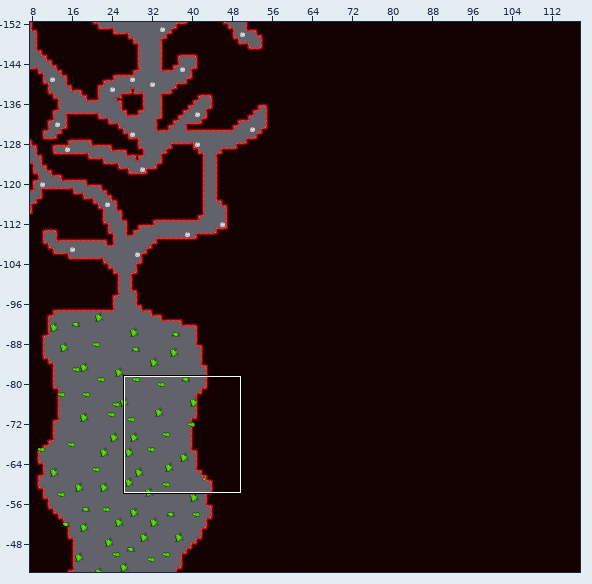
Tiled map (JSON), stored at src/assets/maps/sperm.json. Above: a wide view before the commit, with the close-up outlined.
Close-up. Earlier state:
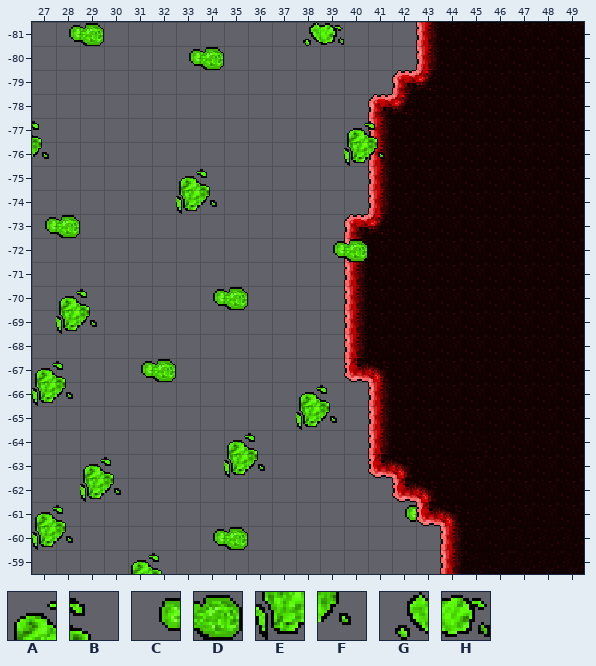
Cells are 16x16 px. Shown: x 27..49, y -81..-59. The commit also changed other parts of the map, which this record leaves out.
Key: from "organ": A 8, B 9, C 10, D 11, E 12, F 13, G 14, H 15.
_ is an empty cell.
Layers that did not change in this view are not listed.
Layer "acid" before, first column x 27:
-81 _CD________GH__________
-80 ______CD_______________
-79 _______________________
-78 _______________________
-77 B____________AB________
-76 F____________EF________
-75 ______AB_______________
-74 ______EF_______________
-73 CD_____________________
-72 ____________CD_________
-71 _______________________
-70 _AB____CD______________
-69 _EF____________________
-68 _______________________
-67 AB__CD_________________
-66 EF_________AB__________
-65 ___________EF__________
-64 ________AB_____________
-63 __AB____EF_____________
-62 __EF___________________
-61 AB_____________C_______
-60 EF_____CD______________
-59 ____AB_________________
Once edited:
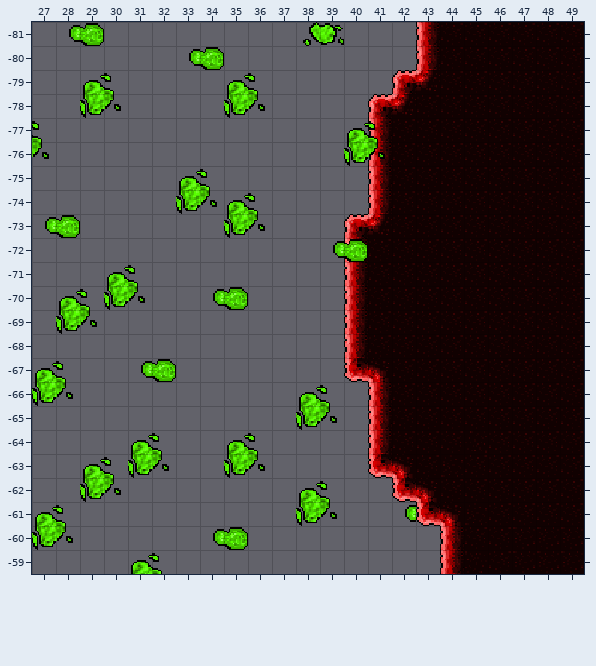
From old to new:
Layer "acid":
There is now tile A in row -79 at x 29 and 35; in row -74 at x 35; in row -71 at x 30; in row -64 at x 31; in row -62 at x 38.
There is now tile B in row -79 at x 30 and 36; in row -74 at x 36; in row -71 at x 31; in row -64 at x 32; in row -62 at x 39.
There is now tile E in row -78 at x 29 and 35; in row -73 at x 35; in row -70 at x 30; in row -63 at x 31; in row -61 at x 38.
There is now tile F in row -78 at x 30 and 36; in row -73 at x 36; in row -70 at x 31; in row -63 at x 32; in row -61 at x 39.
Boxes around the changes in both close-ups, in picture pixels (x1, y1, x2, y2):
added: (80, 73, 121, 118)
added: (224, 73, 265, 118)
added: (224, 193, 265, 238)
added: (104, 265, 145, 310)
added: (128, 433, 169, 478)
added: (296, 481, 337, 526)
